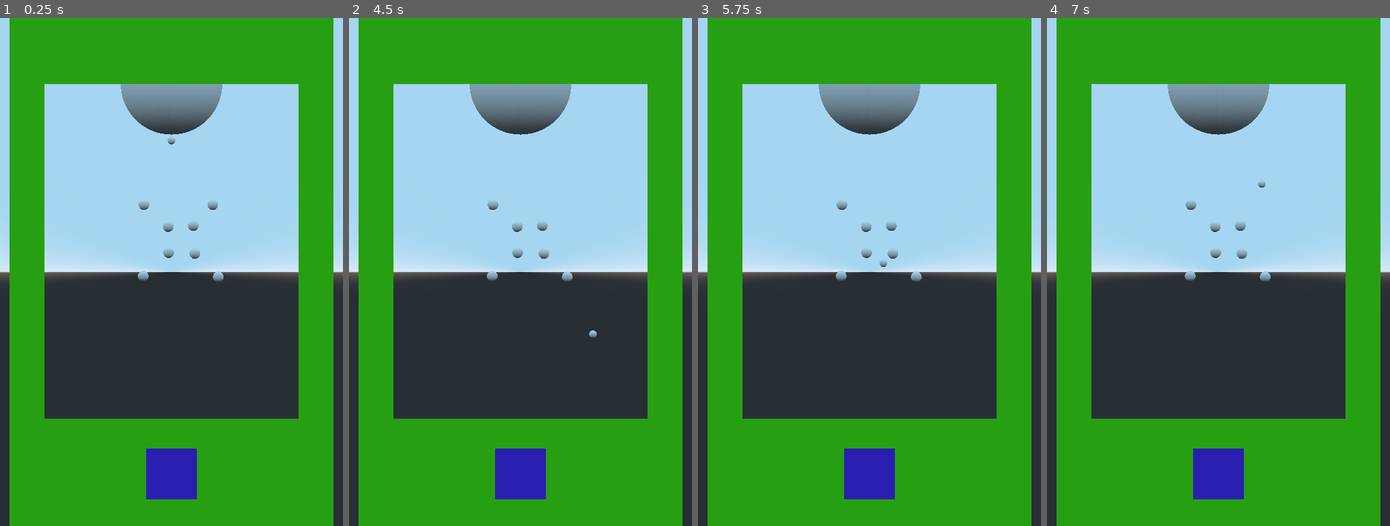
Above: before the commit, frames 1-4 (left to right).
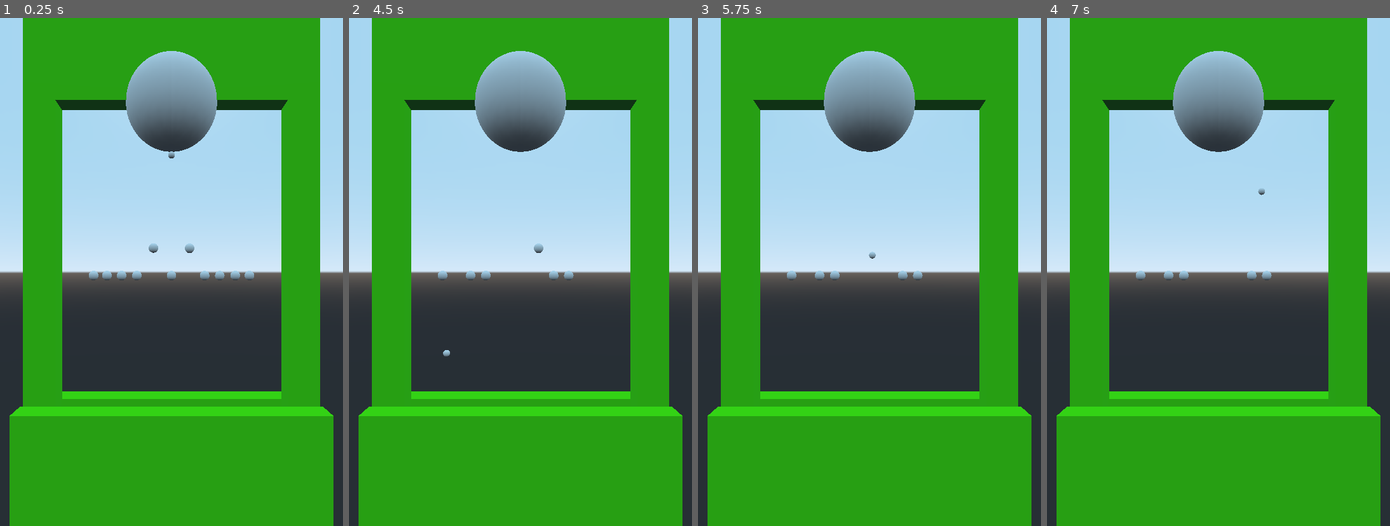
Above: after the commit, the same moments.

Repository: beothorn/librethrow
Game: Godot game, scene res://playStage/PlayStage.tscn
The game is run twice, just before and just after one commit, with the same random seed, the same clock (stepped at 60 frames per second) and the same inputs.
Inputs (mouse positions are in pixels of both pictures, inside the frame that each line leads up to):
- Up to frame 1 (0.25 s): no input
- Up to frame 2 (4.5 s): tap Enter at 0.5 s; move the mouse to (595, 246) at 0.52 s; click (595, 246) at 0.67 s; move the mouse to (451, 297) at 1.27 s; click (451, 297) at 1.42 s; move the mouse to (554, 160) at 2.02 s; click (554, 160) at 2.17 s; move the mouse to (503, 373) at 2.77 s; click (503, 373) at 2.92 s; move the mouse to (623, 348) at 3.52 s; click (623, 348) at 3.67 s; move the mouse to (417, 195) at 4.27 s; click (417, 195) at 4.42 s
- Up to frame 3 (5.75 s): move the mouse to (886, 272) at 5.02 s; click (886, 272) at 5.17 s
- Up to frame 4 (7 s): move the mouse to (1167, 145) at 5.77 s; click (1167, 145) at 5.92 s; tap Space at 6.5 s; move the mouse to (1293, 246) at 6.52 s; click (1293, 246) at 6.67 s

The runs differ from the first frame. In frame 1, 27% of the frame differs, in the area x 0-100%, y 0-95%; in frame 2, 27%; in frame 3, 27%; in frame 4, 27%.

Commit message:
Using perspective instead of ortogonal

Diff:
--- /dev/null
+++ b/game/experiments/RayProjection.gd
@@ -0,0 +1,19 @@
+extends Spatial
+
+onready var camera = get_node("Camera")
+onready var cursor = get_node("Cursor")
+
+const plane = Plane(Vector3(0,0,0), Vector3(1,0,0), Vector3(0,1,0))
+const ray_length = 1000
+
+func _input(event):
+
+	var mouse_motion = event as InputEventMouseMotion
+	if mouse_motion:
+		var from = camera.project_ray_origin(event.position)
+		var to = from + camera.project_ray_normal(event.position) * ray_length
+		var pos = plane.intersects_ray(camera.get_global_transform().origin, to)
+		print(pos)
+		var cursor_transform = cursor.get_global_transform()
+		cursor_transform.origin = pos
+		cursor.set_global_transform(cursor_transform)
--- a/game/experiments/RayProjection.tscn
+++ b/game/experiments/RayProjection.tscn
@@ -1,6 +1,7 @@
-[gd_scene load_steps=8 format=2]
+[gd_scene load_steps=10 format=2]
 
-[ext_resource path="res://experiments/Sphere.gd" type="Script" id=1]
+[ext_resource path="res://experiments/RayProjection.gd" type="Script" id=1]
+[ext_resource path="res://experiments/Sphere.gd" type="Script" id=2]
 
 [sub_resource type="SpatialMaterial" id=1]
 albedo_color = Color( 1, 0, 0, 1 )
@@ -20,16 +21,16 @@
 size = Vector2( 78.47, 78.87 )
 
 [sub_resource type="SpatialMaterial" id=6]
-albedo_color = Color( 0, 0, 0, 1 )
+flags_transparent = true
+albedo_color = Color( 0.992157, 1, 0, 0.462745 )
+
+[sub_resource type="SpatialMaterial" id=7]
+albedo_color = Color( 0.12549, 0, 1, 1 )
 
 [node name="Spatial" type="Spatial"]
+script = ExtResource( 1 )
 
 [node name="Camera" type="Camera" parent="."]
-transform = Transform( 0.557428, -0.158807, 0.814896, -0.0184018, 0.978931, 0.203362, -0.830022, -0.128355, 0.542761, 92.1507, 21.2227, 51.5486 )
-fov = 64.0
-far = 196.0
-
-[node name="Camera2" type="Camera" parent="."]
 transform = Transform( 1, 0, 0, 0, 1, 0, 0, 0, 1, 7.62939e-06, 3.59064, 41.2275 )
 fov = 121.4
 
@@ -57,11 +58,12 @@
 
 [node name="Sphere" type="CSGSphere" parent="."]
 transform = Transform( 1, 0, 0, 0, 1, 0, 0, 0, 1, -0.106237, 2.41838, 6.47206 )
-script = ExtResource( 1 )
+material = SubResource( 6 )
+script = ExtResource( 2 )
 
 [node name="SphereProjection" type="CSGSphere" parent="Sphere"]
 transform = Transform( 1, 0, 0, 0, 1, 0, 0, 0, 1, 0, 0, -6.10901 )
-material = SubResource( 6 )
+material = SubResource( 7 )
 
 [node name="Tween" type="Tween" parent="Sphere"]
 
@@ -69,5 +71,7 @@
 
 [node name="Radius" type="Position3D" parent="Sphere"]
 transform = Transform( 1, 0, 0, 0, 1, 0, 0, 0, 1, 0, 0.994175, 0 )
+
+[node name="Cursor" type="CSGSphere" parent="."]
 [connection signal="tween_completed" from="Sphere/Tween" to="Sphere" method="_on_Tween_tween_completed"]
 [connection signal="tween_step" from="Sphere/Tween" to="Sphere" method="_on_Tween_tween_step"]
--- a/game/experiments/Sphere.gd
+++ b/game/experiments/Sphere.gd
@@ -1,11 +1,11 @@
 extends CSGSphere
 
-onready var camera = get_node("/root/Spatial/Camera2")
+onready var camera = get_node("/root/Spatial/Camera")
 onready var tween = get_node("Tween")
 onready var sphereProjection = get_node("SphereProjection")
 onready var center_pos = get_node("Center")
 onready var radius_pos = get_node("Radius")
-var plane = Plane(Vector3(0,0,0), Vector3(1,0,0), Vector3(0,1,0))
+const plane = Plane(Vector3(0,0,0), Vector3(1,0,0), Vector3(0,1,0))
 
 var plus = false
 
--- a/game/playStage/PlayStage.gd
+++ b/game/playStage/PlayStage.gd
@@ -3,7 +3,9 @@
 onready var root = get_node("/root/GameRoom")
 onready var stones = get_node("/root/GameRoom/Stones")
 onready var aim_ball = get_node("/root/GameRoom/Aim_ball")
-onready var stones_rotation = get_node("/root/GameRoom/StonesRotation")
+onready var stones_bottom = get_node("/root/GameRoom/StonesBottom")
+onready var stones_top = get_node("/root/GameRoom/StonesTop")
+onready var camera = get_node("/root/GameRoom/Camera")
 onready var ball_gen = preload("res://playStage/ThrownBall.tscn")
 
 var throw_force = 8
@@ -11,14 +13,26 @@
 var maximun_aim_angle = -0.26
 var should_restart = false
 var hidden_z_coordinate = -1000
-var max_y = 1614
+
+var stones_room_bottom
 
 var initial_x = 0
+var initial_rotation = 0
 var rotating_stones = false
 
 var throwing = false
 
 var y_axis = Vector3(0,1,0)
+
+func _ready():
+	stones_room_bottom = stones_bottom.get_global_transform().origin.y
+
+const plane = Plane(Vector3(0,0,0), Vector3(1,0,0), Vector3(0,1,0))
+const ray_length = 1000
+func _screen_position_on_y_axis(position):
+	var from = camera.project_ray_origin(position)
+	var to = from + camera.project_ray_normal(position) * ray_length
+	return plane.intersects_ray(camera.get_global_transform().origin, to)
 
 func throw_ball(towards_point):
 	var ball = ball_gen.instance()
@@ -26,9 +40,8 @@
 	ball.connect("collision", self, "_on_ball_hit")
 	ball.translation = aim_ball.translation
 	aim_ball.translation.z = hidden_z_coordinate
-	var pos = get_node("Camera").project_ray_origin(towards_point)
 	ball.gravity_scale = 1
-	var throw_direction = Vector3(pos.x, pos.y, 0)
+	var throw_direction = towards_point
 	throw_direction = throw_direction.normalized()
 	throw_direction = throw_direction * throw_force
 	ball.apply_impulse(Vector3(0,0,0), throw_direction)
@@ -36,24 +49,40 @@
 func _input(event):
 	var mouse_click = event as InputEventMouseButton
 	if mouse_click:
-		if mouse_click.button_index == BUTTON_LEFT and !mouse_click.pressed and !throwing:
+
+		var left_pressed = mouse_click.button_index == BUTTON_LEFT and mouse_click.pressed
+		var left_released = mouse_click.button_index == BUTTON_LEFT and !mouse_click.pressed
+
+		if left_released and !throwing:
 			rotating_stones = false
 
-		if mouse_click.button_index == BUTTON_LEFT and !mouse_click.pressed and !throwing and event.position.y < max_y:
-			throw_ball(event.position)
+		var pos2d = _screen_position_on_y_axis(event.position)
+
+		if left_released and !throwing and pos2d.y > stones_room_bottom:
+			throw_ball(_screen_position_on_y_axis(event.position))
 			throwing = true
-		if mouse_click.button_index == BUTTON_LEFT and mouse_click.pressed and !throwing and event.position.y > max_y:
-			initial_x = event.position.x
+
+		if left_pressed and !throwing and pos2d.y < stones_room_bottom:
+			initial_x = pos2d.x
+			initial_rotation = stones.rotation.y
+			rotating_stones = true
+
+		if left_released and rotating_stones:
+			rotating_stones = false
 
 	var mouse_motion = event as InputEventMouseMotion
 	if mouse_motion:
-		var pos = get_node("Camera").project_ray_origin(event.position)
-		if event.position.y < max_y:
-			var pos2d = Vector3(pos.x, pos.y, 0)
-			var pos_cursor = pos2d.normalized() * aim_circle_radius
-			if pos_cursor.y < maximun_aim_angle:
-				aim_ball.translation.x = pos_cursor.x
-				aim_ball.translation.y = pos_cursor.y
+		var pos2d = _screen_position_on_y_axis(event.position)
+		var pos_cursor = pos2d.normalized() * aim_circle_radius
+		if pos_cursor.y < maximun_aim_angle:
+			aim_ball.translation.x = pos_cursor.x
+			aim_ball.translation.y = pos_cursor.y
+
+		if pos2d.y > stones_room_bottom:
+			rotating_stones = false
+
+		if !throwing and rotating_stones and pos2d.y < stones_room_bottom:
+			stones.set_stones_rotation( initial_rotation + (initial_x - pos2d.x))
 
 func _on_ball_hit(obj, ball):
 	if obj.is_in_group("Stone"):
@@ -69,23 +98,7 @@
 		throwing = false
 		aim_ball.translation.z = 0
 		if should_restart:
-			stones_rotation.translation.x = 0
+			stones.set_stones_rotation(0)
 			for stone in stones.get_children():
 				stone.reset()
 			should_restart = false
-
-
-func _on_StonesRotation_input_event(camera, event, click_position, click_normal, shape_idx):
-	var mouse_click = event as InputEventMouseButton
-	if mouse_click:
-		if mouse_click.button_index == BUTTON_LEFT and !mouse_click.pressed and !throwing:
-			rotating_stones = false
-		if mouse_click.button_index == BUTTON_LEFT and mouse_click.pressed and !throwing and event.position.y > max_y:
-			rotating_stones = true
-
-	var mouse_motion = event as InputEventMouseMotion
-	if mouse_motion and rotating_stones:
-		var pos = get_node("Camera").project_ray_origin(event.position)
-		if event.position.y > max_y:
-			stones_rotation.translation.x = pos.x
-			stones.set_stones_rotation(stones_rotation.translation.x)
--- a/game/playStage/PlayStage.tscn
+++ b/game/playStage/PlayStage.tscn
@@ -13,7 +13,7 @@
 
 [sub_resource type="CubeMesh" id=3]
 material = SubResource( 2 )
-size = Vector3( 10, 10, 10 )
+size = Vector3( 13, 10, 1 )
 
 [sub_resource type="BoxShape" id=4]
 extents = Vector3( 0.683, 10.184, 2.474 )
@@ -33,7 +33,7 @@
 
 [sub_resource type="CubeMesh" id=9]
 material = SubResource( 8 )
-size = Vector3( 10.527, 5.66, 10 )
+size = Vector3( 10, 5.66, 1 )
 
 [sub_resource type="SphereMesh" id=10]
 radius = 0.21
@@ -46,20 +46,11 @@
 radius = 0.15
 height = 0.3
 
-[sub_resource type="SpatialMaterial" id=13]
-albedo_color = Color( 0.345098, 0.160784, 1, 1 )
-
-[sub_resource type="CubeMesh" id=14]
-material = SubResource( 13 )
-
-[sub_resource type="BoxShape" id=15]
-
 [node name="GameRoom" type="Spatial"]
 script = ExtResource( 1 )
 
 [node name="Camera" type="Camera" parent="."]
-transform = Transform( 1, 0, 0, 0, 1, 0, 0, 0, 1, 0, -7.379, 15.5369 )
-projection = 1
+transform = Transform( 1, 0, 0, 0, 1, 0, 0, 0, 1, 0, -7.379, 16.0562 )
 size = 20.0
 
 [node name="Aim" type="CSGMesh" parent="."]
@@ -67,10 +58,13 @@
 mesh = SubResource( 1 )
 
 [node name="Walls" type="Spatial" parent="."]
-editor/display_folded = true
-
-[node name="BottomWall" type="CSGMesh" parent="Walls"]
-transform = Transform( 1, 0, 0, 0, 1, 0, 0, 0, 1, 0, -18.156, 0 )
+
+[node name="BottomWall1" type="CSGMesh" parent="Walls"]
+transform = Transform( 1, 0, 0, 0, 1, 0, 0, 0, 1, 0, -18.156, 0.99394 )
+mesh = SubResource( 3 )
+
+[node name="BottomWall2" type="CSGMesh" parent="Walls"]
+transform = Transform( 1, 0, 0, 0, 1, 0, 0, 0, 1, 0, -18.156, -0.954575 )
 mesh = SubResource( 3 )
 
 [node name="Walls_collisions" type="StaticBody" parent="Walls"]
@@ -99,13 +93,12 @@
 mesh = SubResource( 9 )
 
 [node name="Stones" type="Spatial" parent="."]
-editor/display_folded = true
 script = ExtResource( 2 )
 
 [node name="Stone" type="StaticBody" parent="Stones" groups=[
 "Stone",
 ]]
-transform = Transform( 1, 0, 0, 0, 1, 0, 0, 0, 1, -1.11078, -7.53755, -1.44257 )
+transform = Transform( 1, 0, 0, 0, 1, 0, 0, 0, 1, 0, -7.538, 0 )
 script = ExtResource( 3 )
 
 [node name="StoneMesh" type="CSGMesh" parent="Stones/Stone"]
@@ -115,10 +108,87 @@
 transform = Transform( 1, 0, 0, 0, -4.37114e-08, -1, 0, 1, -4.37114e-08, 0, 0, 0 )
 shape = SubResource( 11 )
 
+[node name="Center" type="Position3D" parent="Stones/Stone"]
+
+[node name="Radius" type="Position3D" parent="Stones/Stone"]
+transform = Transform( 1, 0, 0, 0, 1, 0, 0, 0, 1, 0, 0.212564, 0 )
+
+[node name="Stone2" type="StaticBody" parent="Stones" groups=[
+"Stone",
+]]
+transform = Transform( 1, 0, 0, 0, 1, 0, 0, 0, 1, 0.798296, -6.33507, 0.0744128 )
+script = ExtResource( 3 )
+
+[node name="StoneMesh" type="CSGMesh" parent="Stones/Stone2"]
+mesh = SubResource( 10 )
+
+[node name="CollisionShape" type="CollisionShape" parent="Stones/Stone2"]
+transform = Transform( 1, 0, 0, 0, -4.37114e-08, -1, 0, 1, -4.37114e-08, 0, 0, 0 )
+shape = SubResource( 11 )
+
+[node name="Center" type="Position3D" parent="Stones/Stone2"]
+
+[node name="Radius" type="Position3D" parent="Stones/Stone2"]
+transform = Transform( 1, 0, 0, 0, 1, 0, 0, 0, 1, 0, 0.212564, 0 )
+
+[node name="Stone3" type="StaticBody" parent="Stones" groups=[
+"Stone",
+]]
+transform = Transform( 1, 0, 0, 0, 1, 0, 0, 0, 1, -0.795491, -6.31946, 0.0744128 )
+script = ExtResource( 3 )
+
+[node name="StoneMesh" type="CSGMesh" parent="Stones/Stone3"]
+mesh = SubResource( 10 )
+
+[node name="CollisionShape" type="CollisionShape" parent="Stones/Stone3"]
+transform = Transform( 1, 0, 0, 0, -4.37114e-08, -1, 0, 1, -4.37114e-08, 0, 0, 0 )
+shape = SubResource( 11 )
+
+[node name="Center" type="Position3D" parent="Stones/Stone3"]
+
+[node name="Radius" type="Position3D" parent="Stones/Stone3"]
+transform = Transform( 1, 0, 0, 0, 1, 0, 0, 0, 1, 0, 0.212564, 0 )
+
+[node name="Stone4" type="StaticBody" parent="Stones" groups=[
+"Stone",
+]]
+transform = Transform( 1, 0, 0, 0, 1, 0, 0, 0, 1, -1.52727, -7.53755, 0.0744128 )
+script = ExtResource( 3 )
+
+[node name="StoneMesh" type="CSGMesh" parent="Stones/Stone4"]
+mesh = SubResource( 10 )
+
+[node name="CollisionShape" type="CollisionShape" parent="Stones/Stone4"]
+transform = Transform( 1, 0, 0, 0, -4.37114e-08, -1, 0, 1, -4.37114e-08, 0, 0, 0 )
+shape = SubResource( 11 )
+
+[node name="Center" type="Position3D" parent="Stones/Stone4"]
+
+[node name="Radius" type="Position3D" parent="Stones/Stone4"]
+transform = Transform( 1, 0, 0, 0, 1, 0, 0, 0, 1, 0, 0.212564, 0 )
+
+[node name="Stone5" type="StaticBody" parent="Stones" groups=[
+"Stone",
+]]
+transform = Transform( 1, 0, 0, 0, 1, 0, 0, 0, 1, 1.46186, -7.53755, 0.0744128 )
+script = ExtResource( 3 )
+
+[node name="StoneMesh" type="CSGMesh" parent="Stones/Stone5"]
+mesh = SubResource( 10 )
+
+[node name="CollisionShape" type="CollisionShape" parent="Stones/Stone5"]
+transform = Transform( 1, 0, 0, 0, -4.37114e-08, -1, 0, 1, -4.37114e-08, 0, 0, 0 )
+shape = SubResource( 11 )
+
+[node name="Center" type="Position3D" parent="Stones/Stone5"]
+
+[node name="Radius" type="Position3D" parent="Stones/Stone5"]
+transform = Transform( 1, 0, 0, 0, 1, 0, 0, 0, 1, 0, 0.212564, 0 )
+
 [node name="Stone6" type="StaticBody" parent="Stones" groups=[
 "Stone",
 ]]
-transform = Transform( 1, 0, 0, 0, 1, 0, 0, 0, 1, -0.11503, -6.6184, 1.40362 )
+transform = Transform( 1, 0, 0, 0, 1, 0, 0, 0, 1, -2.19703, -7.53755, 0.0744128 )
 script = ExtResource( 3 )
 
 [node name="StoneMesh" type="CSGMesh" parent="Stones/Stone6"]
@@ -128,10 +198,15 @@
 transform = Transform( 1, 0, 0, 0, -4.37114e-08, -1, 0, 1, -4.37114e-08, 0, 0, 0 )
 shape = SubResource( 11 )
 
+[node name="Center" type="Position3D" parent="Stones/Stone6"]
+
+[node name="Radius" type="Position3D" parent="Stones/Stone6"]
+transform = Transform( 1, 0, 0, 0, 1, 0, 0, 0, 1, 0, 0.212564, 0 )
+
 [node name="Stone7" type="StaticBody" parent="Stones" groups=[
 "Stone",
 ]]
-transform = Transform( 1, 0, 0, 0, 1, 0, 0, 0, 1, -0.1278, -5.59094, 1.50576 )
+transform = Transform( 1, 0, 0, 0, 1, 0, 0, 0, 1, 2.12542, -7.53755, 0.0744128 )
 script = ExtResource( 3 )
 
 [node name="StoneMesh" type="CSGMesh" parent="Stones/Stone7"]
@@ -141,10 +216,15 @@
 transform = Transform( 1, 0, 0, 0, -4.37114e-08, -1, 0, 1, -4.37114e-08, 0, 0, 0 )
 shape = SubResource( 11 )
 
+[node name="Center" type="Position3D" parent="Stones/Stone7"]
+
+[node name="Radius" type="Position3D" parent="Stones/Stone7"]
+transform = Transform( 1, 0, 0, 0, 1, 0, 0, 0, 1, 0, 0.212564, 0 )
+
 [node name="Stone8" type="StaticBody" parent="Stones" groups=[
 "Stone",
 ]]
-transform = Transform( 1, 0, 0, 0, 1, 0, 0, 0, 1, 0.858328, -5.55264, 1.53129 )
+transform = Transform( 1, 0, 0, 0, 1, 0, 0, 0, 1, -2.84199, -7.53755, 0.0744128 )
 script = ExtResource( 3 )
 
 [node name="StoneMesh" type="CSGMesh" parent="Stones/Stone8"]
@@ -154,58 +234,64 @@
 transform = Transform( 1, 0, 0, 0, -4.37114e-08, -1, 0, 1, -4.37114e-08, 0, 0, 0 )
 shape = SubResource( 11 )
 
-[node name="Stone2" type="StaticBody" parent="Stones" groups=[
-"Stone",
-]]
-transform = Transform( 1, 0, 0, 0, 1, 0, 0, 0, 1, -1.08525, -4.72878, -1.35321 )
-script = ExtResource( 3 )
-
-[node name="StoneMesh" type="CSGMesh" parent="Stones/Stone2"]
-mesh = SubResource( 10 )
-
-[node name="CollisionShape" type="CollisionShape" parent="Stones/Stone2"]
-transform = Transform( 1, 0, 0, 0, -4.37114e-08, -1, 0, 1, -4.37114e-08, 0, 0, 0 )
-shape = SubResource( 11 )
-
-[node name="Stone3" type="StaticBody" parent="Stones" groups=[
-"Stone",
-]]
-transform = Transform( 1, 0, 0, 0, 1, 0, 0, 0, 1, 1.62379, -4.72878, -1.37874 )
-script = ExtResource( 3 )
-
-[node name="StoneMesh" type="CSGMesh" parent="Stones/Stone3"]
-mesh = SubResource( 10 )
-
-[node name="CollisionShape" type="CollisionShape" parent="Stones/Stone3"]
-transform = Transform( 1, 0, 0, 0, -4.37114e-08, -1, 0, 1, -4.37114e-08, 0, 0, 0 )
-shape = SubResource( 11 )
-
-[node name="Stone4" type="StaticBody" parent="Stones" groups=[
-"Stone",
-]]
-editor/display_folded = true
-transform = Transform( 1, 0, 0, 0, 1, 0, 0, 0, 1, 1.84081, -7.56965, -1.4298 )
-script = ExtResource( 3 )
-
-[node name="StoneMesh" type="CSGMesh" parent="Stones/Stone4"]
-mesh = SubResource( 10 )
-
-[node name="CollisionShape" type="CollisionShape" parent="Stones/Stone4"]
-transform = Transform( 1, 0, 0, 0, -4.37114e-08, -1, 0, 1, -4.37114e-08, 0, 0, 0 )
-shape = SubResource( 11 )
-
-[node name="Stone5" type="StaticBody" parent="Stones" groups=[
-"Stone",
-]]
-transform = Transform( 1, 0, 0, 0, 1, 0, 0, 0, 1, 0.921646, -6.6505, 1.41946 )
-script = ExtResource( 3 )
-
-[node name="StoneMesh" type="CSGMesh" parent="Stones/Stone5"]
-mesh = SubResource( 10 )
-
-[node name="CollisionShape" type="CollisionShape" parent="Stones/Stone5"]
-transform = Transform( 1, 0, 0, 0, -4.37114e-08, -1, 0, 1, -4.37114e-08, 0, 0, 0 )
-shape = SubResource( 11 )
+[node name="Center" type="Position3D" parent="Stones/Stone8"]
+
+[node name="Radius" type="Position3D" parent="Stones/Stone8"]
+transform = Transform( 1, 0, 0, 0, 1, 0, 0, 0, 1, 0, 0.212564, 0 )
+
+[node name="Stone9" type="StaticBody" parent="Stones" groups=[
+"Stone",
+]]
+transform = Transform( 1, 0, 0, 0, 1, 0, 0, 0, 1, 2.80758, -7.53755, 0.0744128 )
+script = ExtResource( 3 )
+
+[node name="StoneMesh" type="CSGMesh" parent="Stones/Stone9"]
+mesh = SubResource( 10 )
+
+[node name="CollisionShape" type="CollisionShape" parent="Stones/Stone9"]
+transform = Transform( 1, 0, 0, 0, -4.37114e-08, -1, 0, 1, -4.37114e-08, 0, 0, 0 )
+shape = SubResource( 11 )
+
+[node name="Center" type="Position3D" parent="Stones/Stone9"]
+
+[node name="Radius" type="Position3D" parent="Stones/Stone9"]
+transform = Transform( 1, 0, 0, 0, 1, 0, 0, 0, 1, 0, 0.212564, 0 )
+
+[node name="Stone10" type="StaticBody" parent="Stones" groups=[
+"Stone",
+]]
+transform = Transform( 1, 0, 0, 0, 1, 0, 0, 0, 1, -3.43113, -7.53755, 0.0744128 )
+script = ExtResource( 3 )
+
+[node name="StoneMesh" type="CSGMesh" parent="Stones/Stone10"]
+mesh = SubResource( 10 )
+
+[node name="CollisionShape" type="CollisionShape" parent="Stones/Stone10"]
+transform = Transform( 1, 0, 0, 0, -4.37114e-08, -1, 0, 1, -4.37114e-08, 0, 0, 0 )
+shape = SubResource( 11 )
+
+[node name="Center" type="Position3D" parent="Stones/Stone10"]
+
+[node name="Radius" type="Position3D" parent="Stones/Stone10"]
+transform = Transform( 1, 0, 0, 0, 1, 0, 0, 0, 1, 0, 0.212564, 0 )
+
+[node name="Stone11" type="StaticBody" parent="Stones" groups=[
+"Stone",
+]]
+transform = Transform( 1, 0, 0, 0, 1, 0, 0, 0, 1, 3.43393, -7.53755, 0.0744128 )
+script = ExtResource( 3 )
+
+[node name="StoneMesh" type="CSGMesh" parent="Stones/Stone11"]
+mesh = SubResource( 10 )
+
+[node name="CollisionShape" type="CollisionShape" parent="Stones/Stone11"]
+transform = Transform( 1, 0, 0, 0, -4.37114e-08, -1, 0, 1, -4.37114e-08, 0, 0, 0 )
+shape = SubResource( 11 )
+
+[node name="Center" type="Position3D" parent="Stones/Stone11"]
+
+[node name="Radius" type="Position3D" parent="Stones/Stone11"]
+transform = Transform( 1, 0, 0, 0, 1, 0, 0, 0, 1, 0, 0.212564, 0 )
 
 [node name="Aim_ball" type="CSGMesh" parent="."]
 transform = Transform( 1, 0, 0, 0, 1, 0, 0, 0, 1, 0, -2.2, 0 )
@@ -220,15 +306,8 @@
 transform = Transform( -4.37114e-08, 1, 0, -1, -4.37114e-08, 0, 0, 0, 1, 0, 0, 0 )
 shape = SubResource( 4 )
 
-[node name="Position3D" type="Position3D" parent="."]
+[node name="StonesBottom" type="Position3D" parent="."]
 transform = Transform( 1, 0, 0, 0, 1, 0, 0, 0, 1, 0, -13.1327, 0 )
 
-[node name="StonesRotation" type="StaticBody" parent="."]
-transform = Transform( 1, 0, 0, 0, 1, 0, 0, 0, 1, 0, -15.3214, 4.47858 )
-
-[node name="CSGMesh" type="CSGMesh" parent="StonesRotation"]
-mesh = SubResource( 14 )
-
-[node name="CollisionShape" type="CollisionShape" parent="StonesRotation"]
-shape = SubResource( 15 )
-[connection signal="input_event" from="StonesRotation" to="." method="_on_StonesRotation_input_event"]
+[node name="StonesTop" type="Position3D" parent="."]
+transform = Transform( 1, 0, 0, 0, 1, 0, 0, 0, 1, 0, 0.00421086, 0 )
--- a/game/playStage/Stone.gd
+++ b/game/playStage/Stone.gd
@@ -2,7 +2,13 @@
 
 onready var collisionShape = get_node("CollisionShape")
 onready var stone = get_node("StoneMesh")
+onready var camera = get_node("/root/GameRoom/Camera")
+onready var center_pos = get_node("Center")
+onready var radius_pos = get_node("Radius")
+
 var original_position
+
+const plane = Plane(Vector3(0,0,0), Vector3(1,0,0), Vector3(0,1,0))
 
 func _ready():
 	original_position = translation
@@ -22,6 +28,22 @@
 	return translation.z == -1000
 
 func project_collision_shadow():
-	var stone_transform =  get_global_transform()
-	stone_transform.origin.z = 0
-	collisionShape.set_global_transform(stone_transform)
+	var camera_position =  camera.get_global_transform().origin
+	var sphere_position =  center_pos.get_global_transform().origin
+	var radius_sphere_position =  radius_pos.get_global_transform().origin
+
+	var ray = sphere_position - camera_position
+	ray = ray.normalized()
+
+	var ray_radius = radius_sphere_position - camera_position
+	ray_radius = ray_radius.normalized()
+
+	var itersection = plane.intersects_ray(camera_position, ray)
+	var itersection_radius = plane.intersects_ray(camera_position, ray_radius)
+
+	var sphereProjectionOld =  get_global_transform()
+	if itersection:
+		sphereProjectionOld.origin = itersection
+		collisionShape.set_global_transform(sphereProjectionOld)
+		if itersection_radius:
+			collisionShape.shape.radius = itersection_radius.y - itersection.y
Not shown: 1 places in game/playStage/PlayStage.tscn that only renumber resources
